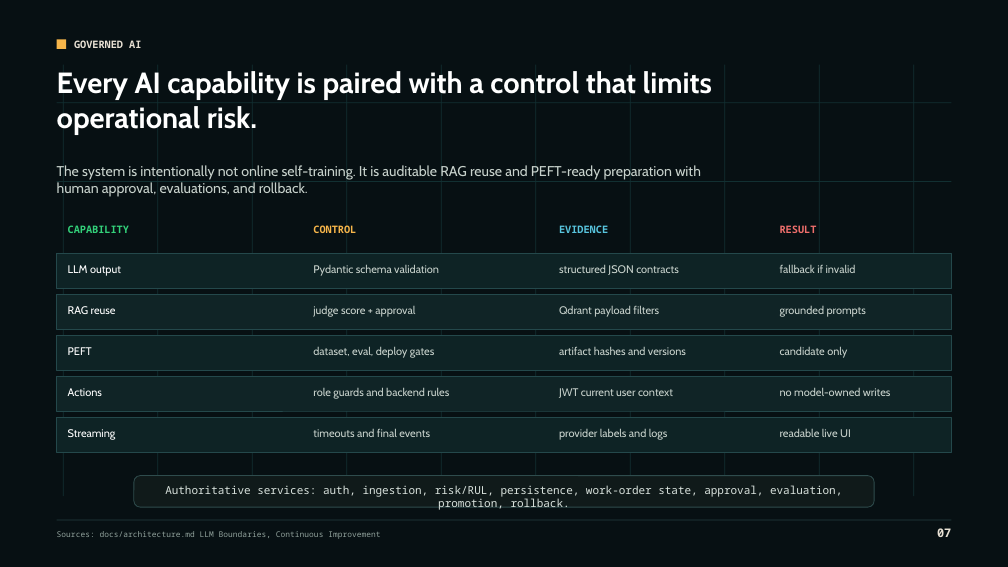
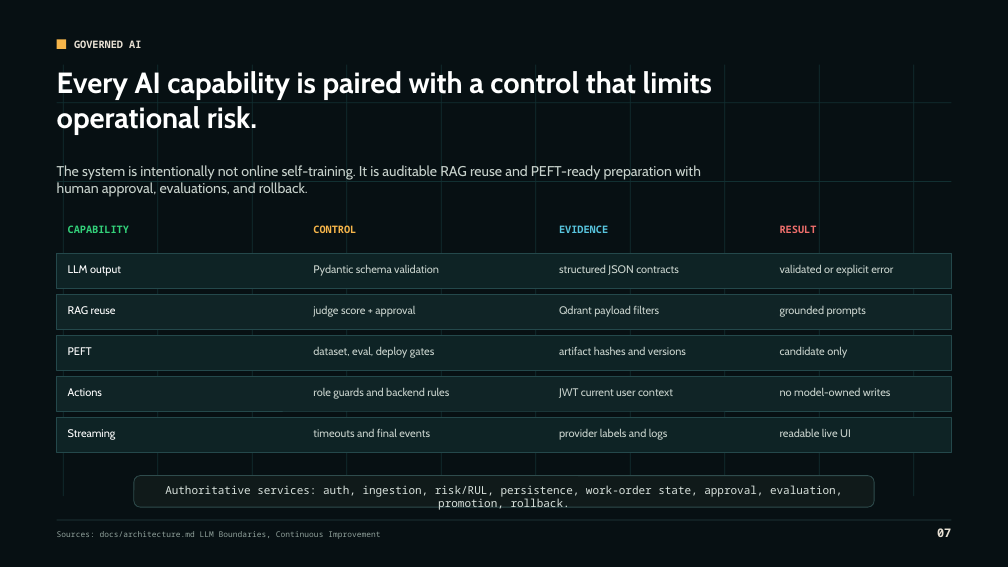
Before and after one commit to ragavendran-r/ai-powered-maintenance-wizard, a slide deck: slide 7 of docs/decks/maintenance-wizard-ai-capabilities-hackathon-objectives.pptx. Drawn at 1008x567 pixels with LibreOffice and Linux fonts; fonts in the diff are those of the drawing. Boxes give left, top, right and bottom in pixels: in the first picture for what was removed or moved away, otherwise in the second. Text is boxed around its words. In the diff, an @@ line names an element or a change of style, - is before the commit and + after.

```diff
--- a/docs/decks/maintenance-wizard-ai-capabilities-hackathon-objectives.pptx
+++ b/docs/decks/maintenance-wizard-ai-capabilities-hackathon-objectives.pptx
@@ text at <box>780,264,893,276</box>: text changed @@
-fallback if invalid
+validated or explicit error
```
Also in this commit, not shown: 4 other slides changed, 12 other files.
